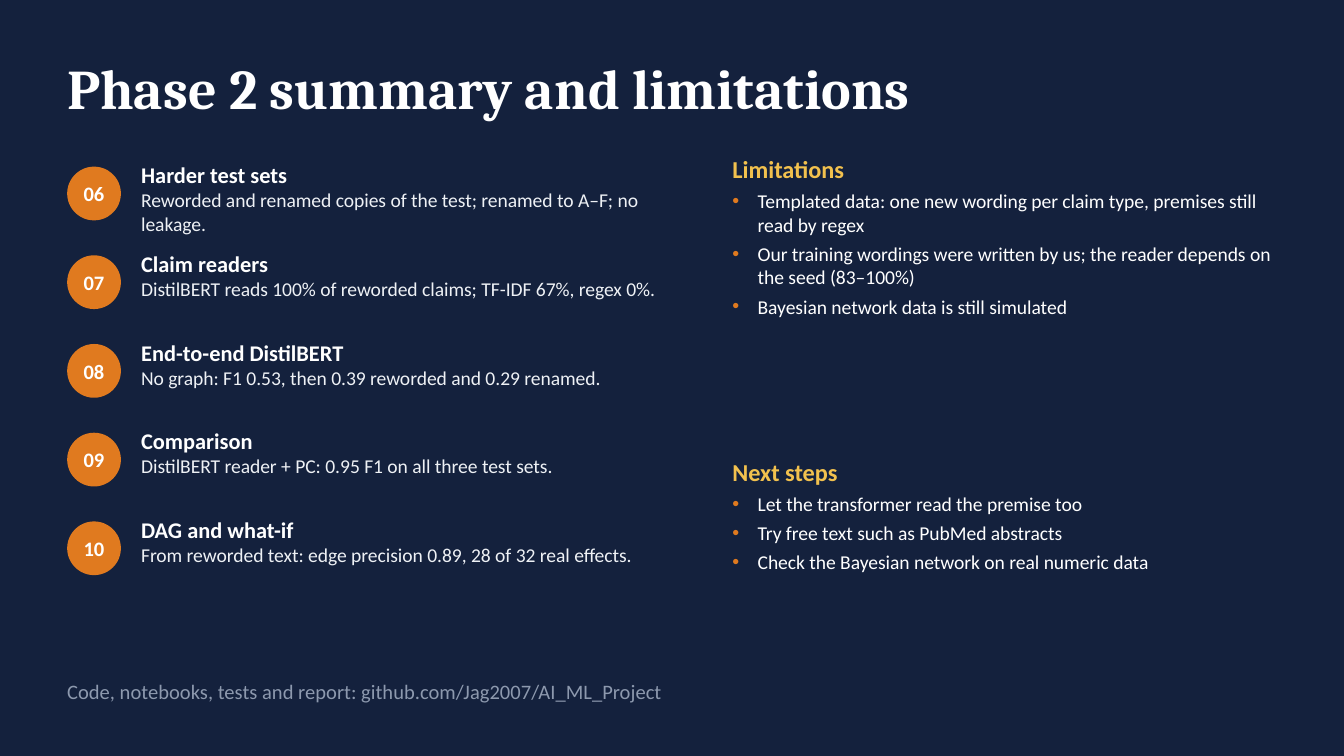
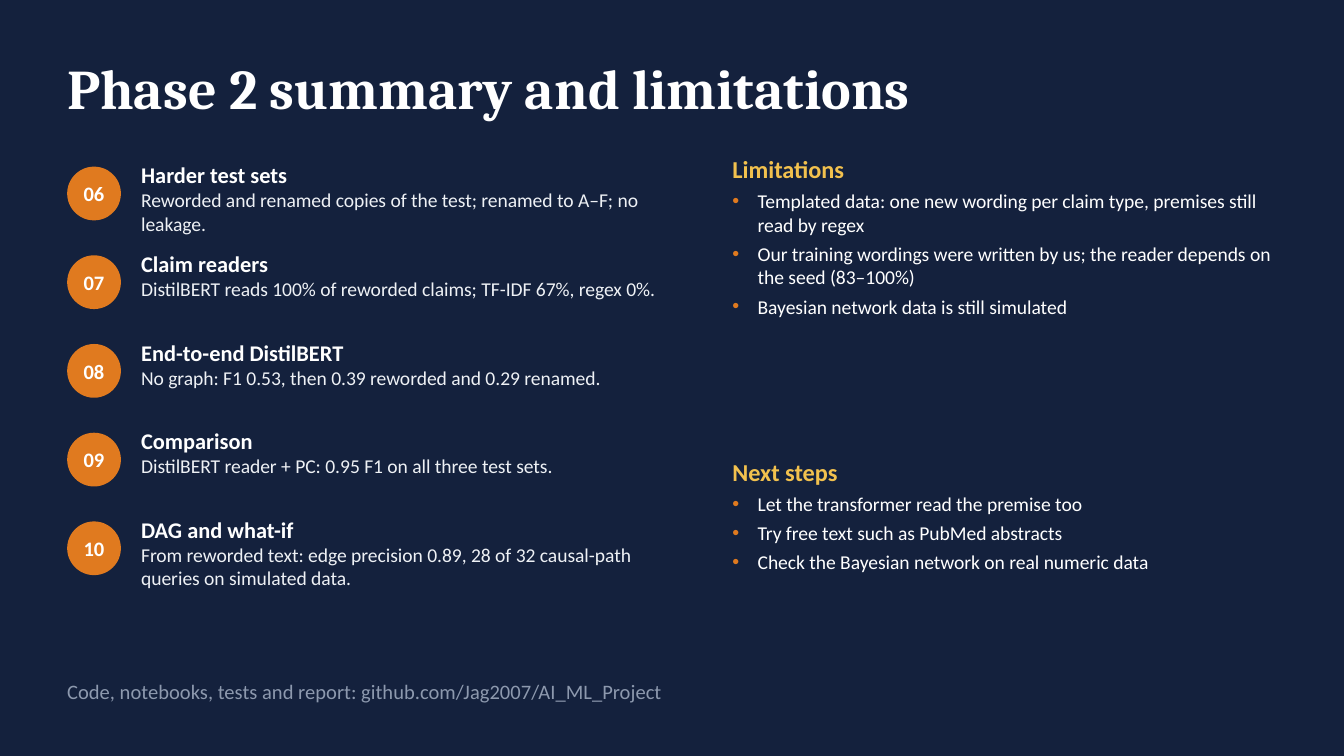
Before and after one commit to Dhanvin1520/Neuro-Symbolic-Causal-Inference-project, a slide deck: slide 16 of report/phase2_presentation.pptx. Drawn at 1344x756 pixels with LibreOffice and Linux fonts; fonts in the diff are those of the drawing. Boxes give left, top, right and bottom in pixels: in the first picture for what was removed or moved away, otherwise in the second. Text is boxed around its words. In the diff, an @@ line names an element or a change of style, - is before the commit and + after.

Commit message:
clarify review, simulation and baseline wording in phase 2 deck and report

```diff
--- a/report/phase2_presentation.pptx
+++ b/report/phase2_presentation.pptx
@@ text at (x1=141, y1=548, x2=631, y2=588): text changed @@
-From reworded text: edge precision 0.89, 28 of 32 real effects.
+From reworded text: edge precision 0.89, 28 of 32 causal-path queries on simulated data.
```
Also in this commit, not shown: 8 other slides changed, 2 other files.
